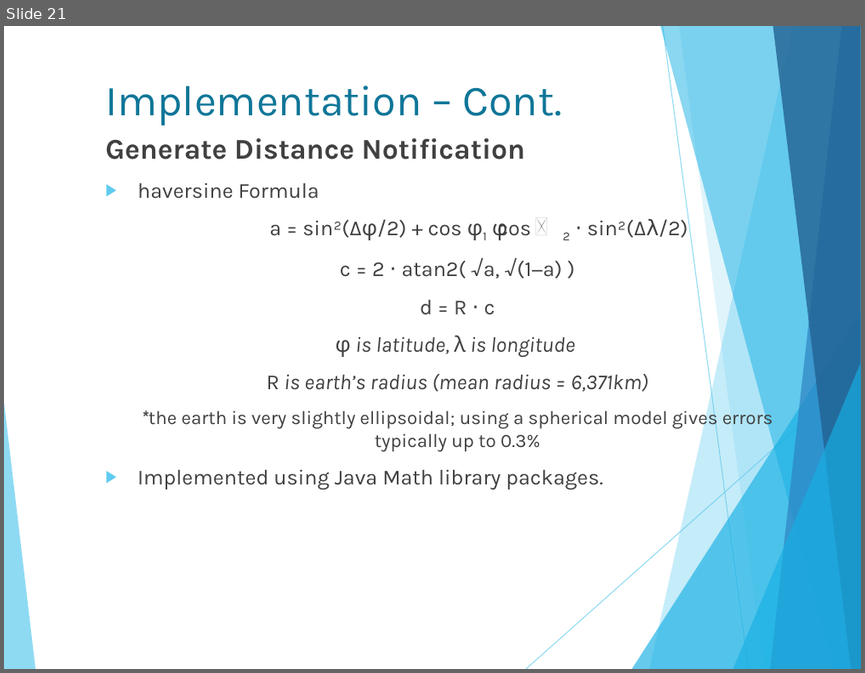
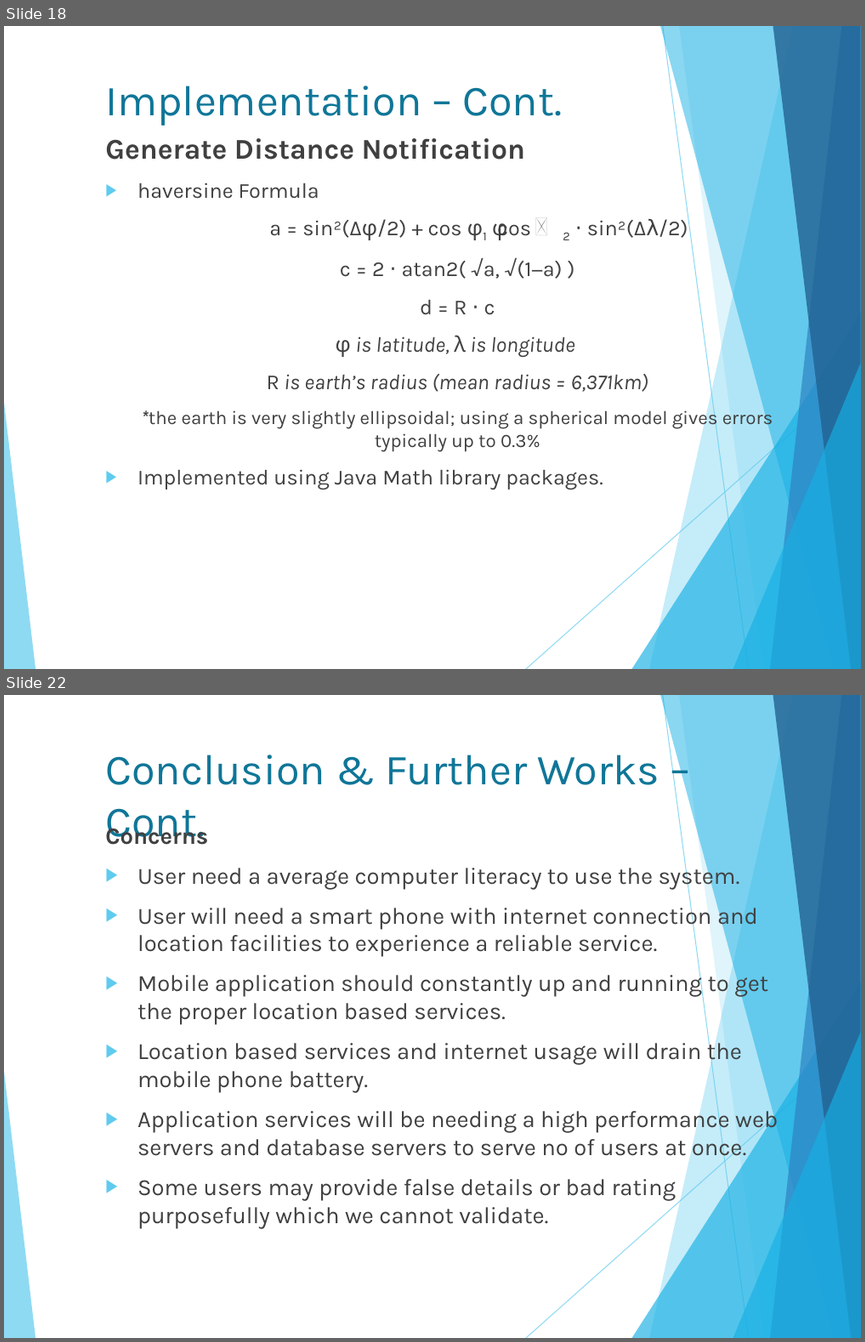
Before and after one commit to isurudewasurendra/SappuSavari, a slide deck: documentation/Location Based Mobile Marketing System.pptx. Shown one above the other, each under a label of ours: slide 21 before the commit, slides 18 and 22 after it; the slides between them are not shown. The pictures are 865x673 and 865x1342 pixels, drawn with LibreOffice and Linux fonts; fonts in the diff are those of the drawing. Boxes give left, top, right and bottom in pixels: in the first picture for what was removed or moved away, otherwise in the second. Text is boxed around its words. In the diff, an @@ line names an element or a change of style, - is before the commit and + after.

```diff
--- a/documentation/Location Based Mobile Marketing System.pptx
+++ b/documentation/Location Based Mobile Marketing System.pptx
@@ slide 22 added at [4,695,861,1338], background #FFFFFF; not listed: 10 template elements that a slide beside it also shows @@
@@ title added at [105,755,659,845], 36 pt, text #0F7698 @@
+Conclusion & Further Works – Cont.
@@ text added at [105,823,778,1229], 19.6 pt, text #404040 @@
+Concerns
+▶ User need a average computer literacy to use the system.
+▶ User will need a smart phone with internet connection and location facilities to experience a reliable service.
+▶ Mobile application should constantly up and running to get the proper location based services.
+▶ Location based services and internet usage will drain the mobile phone battery.
+▶ Application services will be needing a high performance web servers and database servers to serve no of users at once.
+▶ Some users may provide false details or bad rating purposefully which we cannot validate.
@@ what was slide 21 is now slide 18 @@
```
Also in this commit, not shown: 12 slides changed, 3 other slides added, 7 slides removed, 21 other files.
